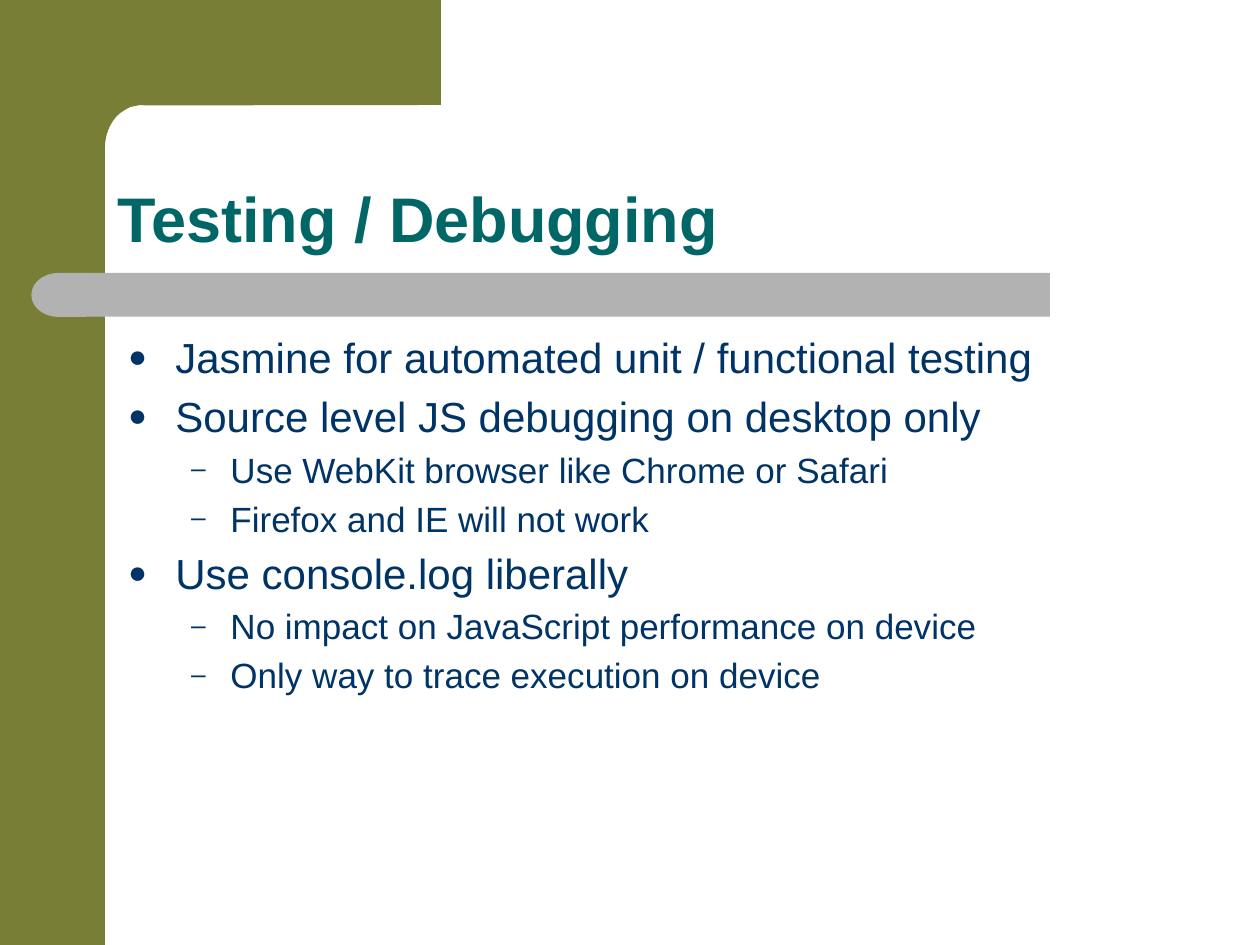
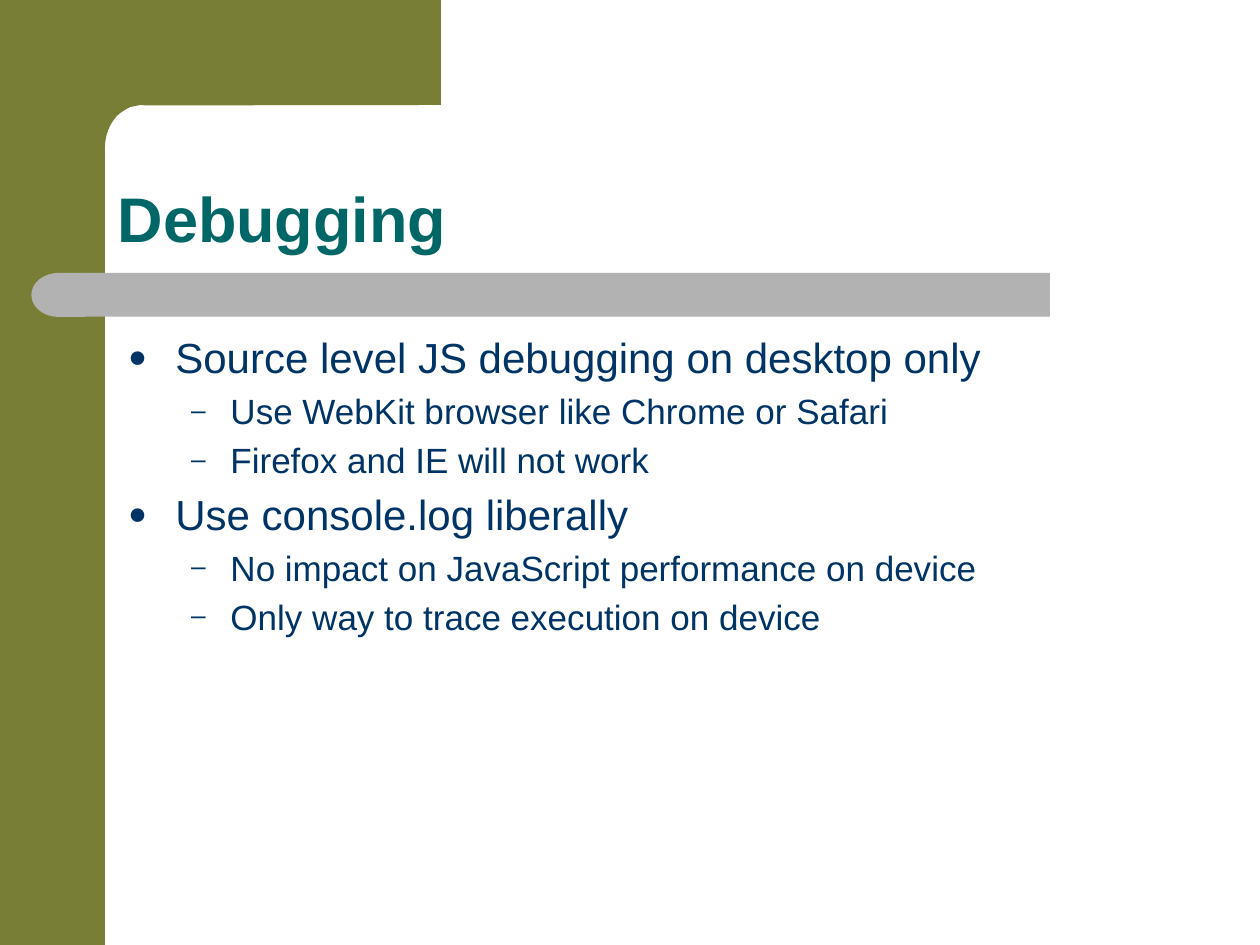
Before and after one commit to jkwuc89/RealPhonegapApp, a slide deck: slide 17 of RealWorldMobileAppDevelopment.pptx. Drawn at 1260x945 pixels with LibreOffice and Linux fonts; fonts in the diff are those of the drawing; background and template pictures are left out. Boxes give left, top, right and bottom in pixels: in the first picture for what was removed or moved away, otherwise in the second. Text is boxed around its words. In the diff, an @@ line names an element or a change of style, - is before the commit and + after.

```diff
--- a/RealWorldMobileAppDevelopment.pptx
+++ b/RealWorldMobileAppDevelopment.pptx
@@ title at [118, 196, 447, 254]: text changed @@
-Testing / Debugging
+Debugging
@@ text at [175, 342, 1032, 382]: paragraph removed @@
-● Jasmine for automated unit / functional testing
```
Also in this commit, not shown: 3 other slides changed.
